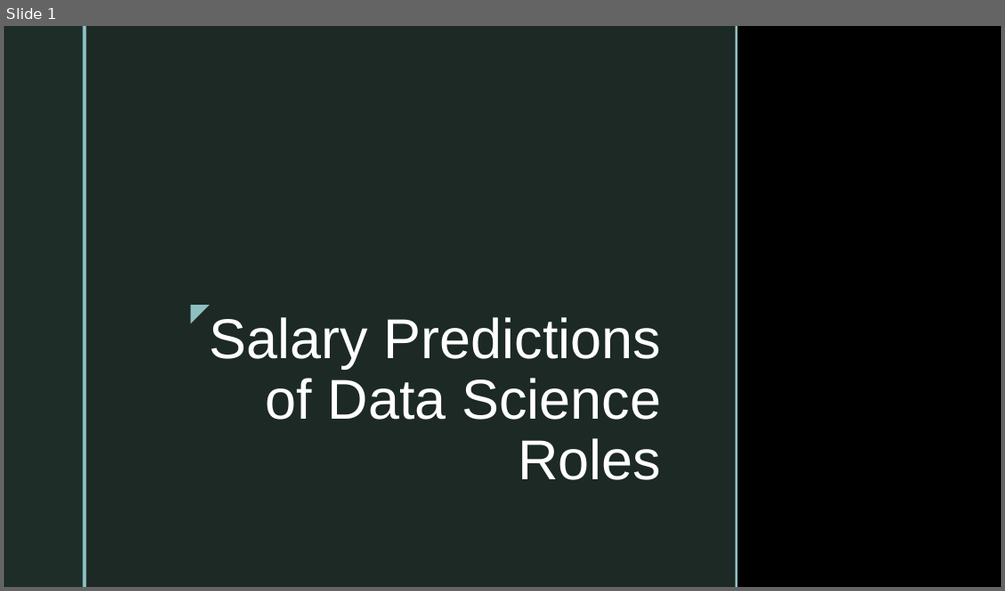
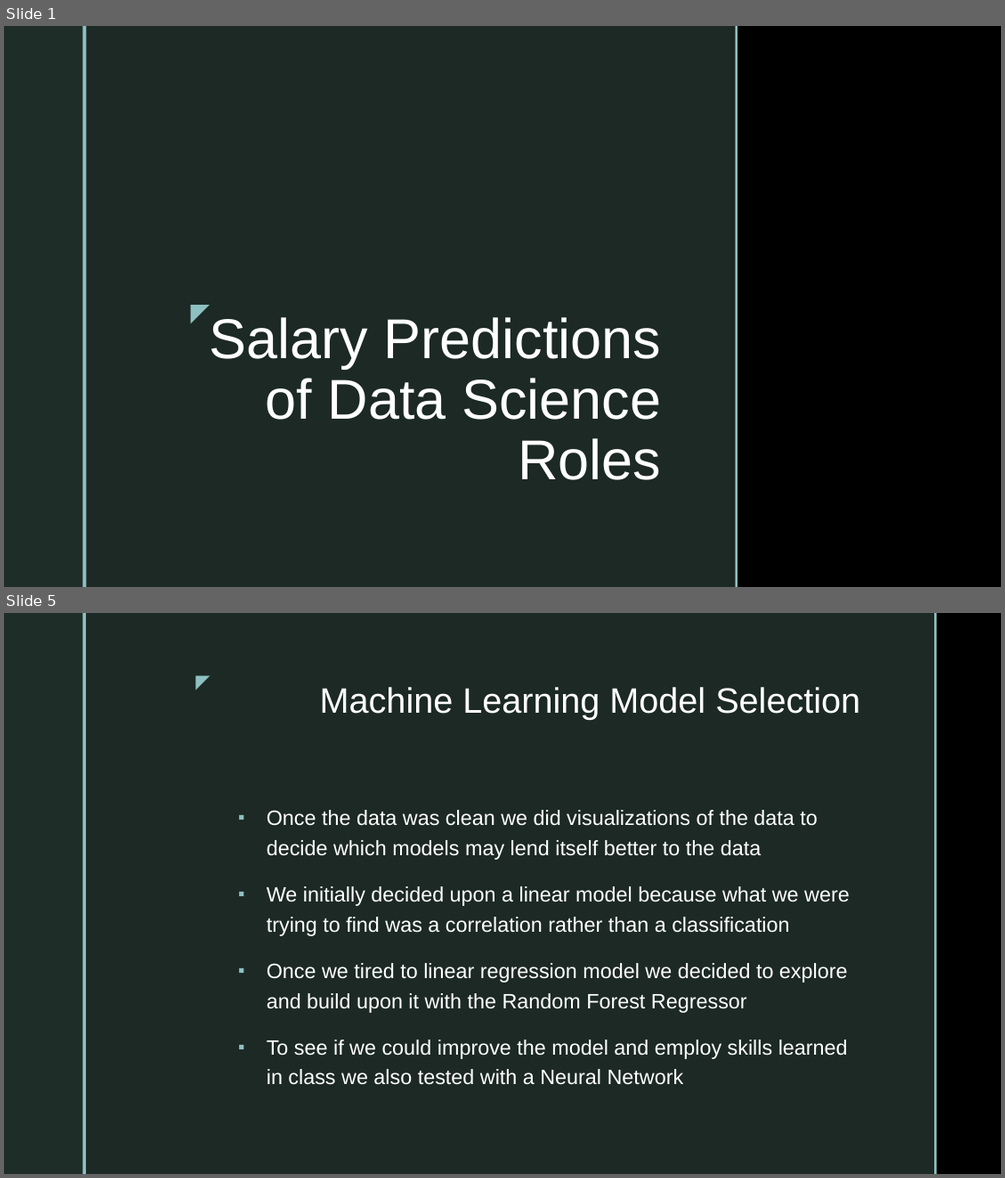
Before and after one commit to Sirius0531/final_project, a slide deck: 2nd Segment Project Deliverable/Deliverable2_Storyboard.pptx. Shown one above the other, each under a label of ours: slide 1 before the commit, slides 1 and 5 after it; the slides between them are not shown. The pictures are 1005x591 and 1005x1178 pixels, drawn with LibreOffice and Linux fonts; fonts in the diff are those of the drawing; background and template pictures are left out. Boxes give left, top, right and bottom in pixels: in the first picture for what was removed or moved away, otherwise in the second. Text is boxed around its words. In the diff, an @@ line names an element or a change of style, - is before the commit and + after.

```diff
--- a/2nd Segment Project Deliverable/Deliverable2_Storyboard.pptx
+++ b/2nd Segment Project Deliverable/Deliverable2_Storyboard.pptx
@@ slide 5 added at [4, 613, 1001, 1174], background picture (left out); not listed: 2 template elements that a slide beside it also shows @@
@@ rectangle added at [86, 613, 934, 1174], fill #1F2D29 at 92% opacity @@
@@ rectangle added at [934, 613, 937, 1174], fill #8EC0C1 @@
@@ text added at [184, 666, 217, 695], 18 pt, text #8EC0C1 @@
+◤
@@ title added at [320, 687, 860, 720], 34 pt, text #FFFFFF @@
+Machine Learning Model Selection
@@ text added at [267, 810, 850, 1085], 20 pt, text #FFFFFF @@
+▪ Once the data was clean we did visualizations of the data to decide which models may lend itself better to the data
+▪ We initially decided upon a linear model because what we were trying to find was a correlation rather than a classification
+▪ Once we tired to linear regression model we decided to explore and build upon it with the Random Forest Regressor
+▪ To see if we could improve the model and employ skills learned in class we also tested with a Neural Network
```
Also in this commit, not shown: 7 slides changed, 1 slide removed.
